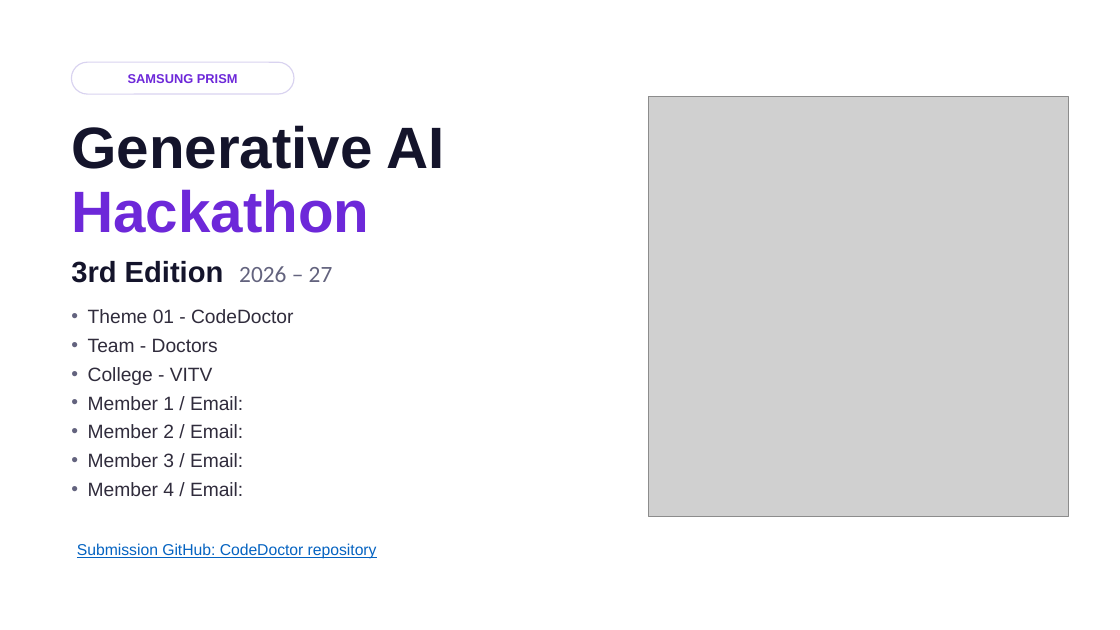
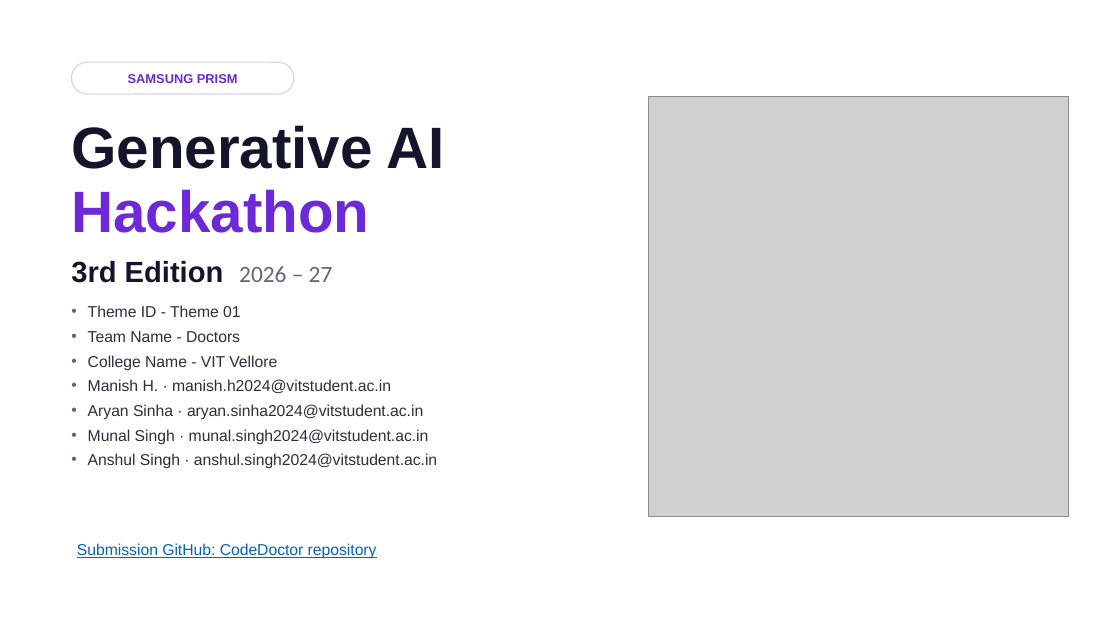
Before and after one commit to krizz711/CodeDoctor-Agentic-Semantic-and-Structural-Intelligence-for-Code-Repositories, a slide deck: slide 1 of VITV_Doctors_Submission.pptx. Drawn at 1120x630 pixels with LibreOffice and Linux fonts; fonts in the diff are those of the drawing; grey boxes stand for pictures. Boxes give left, top, right and bottom in pixels: in the first picture for what was removed or moved away, otherwise in the second. Text is boxed around its words. In the diff, an @@ line names an element or a change of style, - is before the commit and + after.

```diff
--- a/VITV_Doctors_Submission.pptx
+++ b/VITV_Doctors_Submission.pptx
@@ text at [88,305,437,469]: text changed; size 16.5 to 13.5 pt @@
-• Theme 01 - CodeDoctor
-• Team - Doctors
-• College - VITV
-• Member 1 / Email:
-• Member 2 / Email:
-• Member 3 / Email:
-• Member 4 / Email:
+• Theme ID - Theme 01
+• Team Name - Doctors
+• College Name - VIT Vellore
+• Manish H. · manish.h2024@vitstudent.ac.in
+• Aryan Sinha · aryan.sinha2024@vitstudent.ac.in
+• Munal Singh · munal.singh2024@vitstudent.ac.in
+• Anshul Singh · anshul.singh2024@vitstudent.ac.in
```
Also in this commit, not shown: 9 other slides changed, 1 slide added, 1 slide removed, 1 other file.
